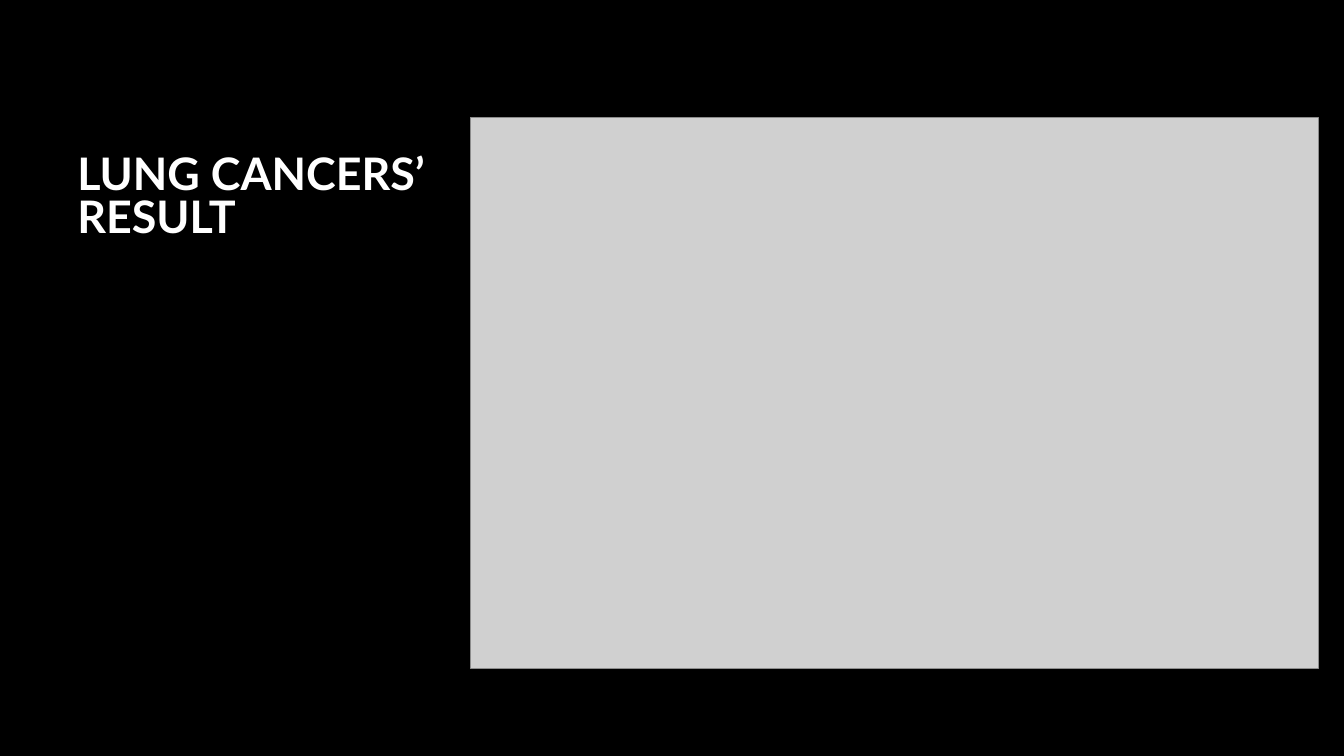
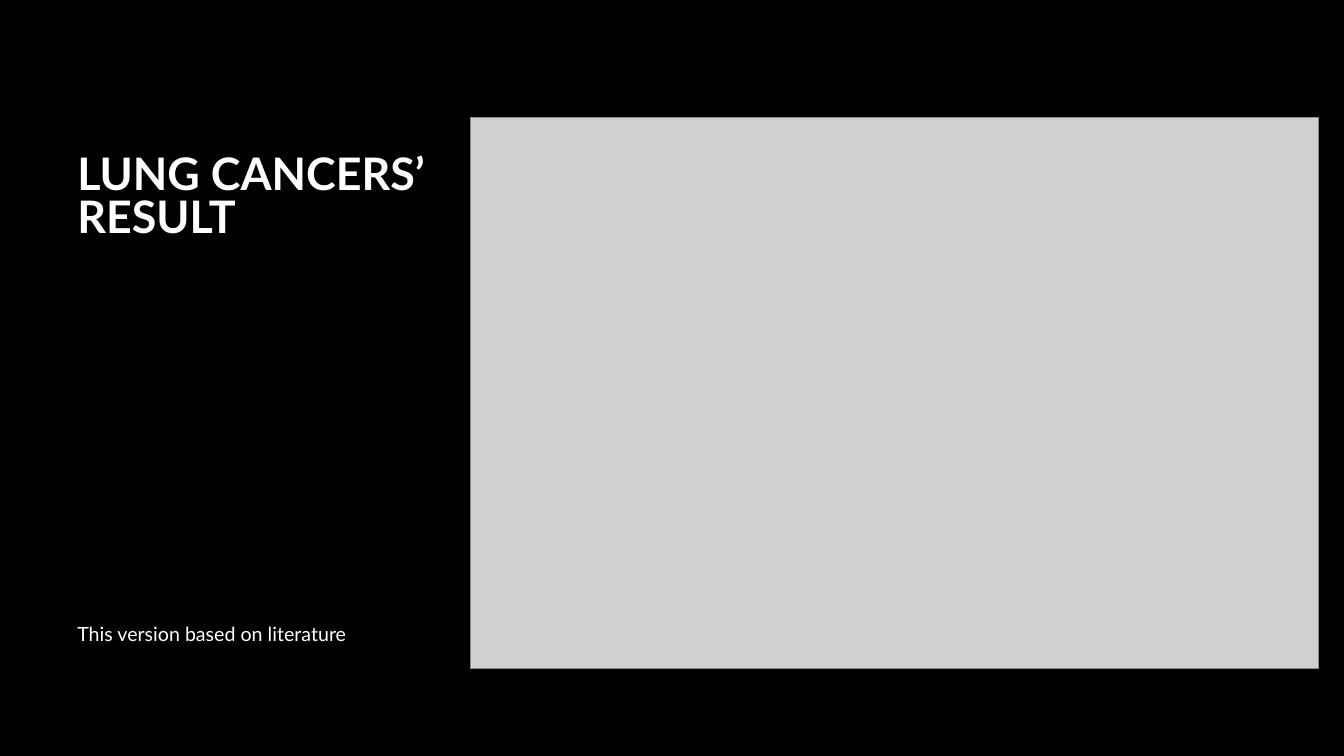
Before and after one commit to wfeng66/AgenticRadioGen, a slide deck: slide 4 of agentRadGen_prototype.pptx. Drawn at 1344x756 pixels with LibreOffice and Linux fonts; fonts in the diff are those of the drawing; grey boxes stand for pictures. Boxes give left, top, right and bottom in pixels: in the first picture for what was removed or moved away, otherwise in the second. Text is boxed around its words. In the diff, an @@ line names an element or a change of style, - is before the commit and + after.

```diff
--- a/agentRadGen_prototype.pptx
+++ b/agentRadGen_prototype.pptx
@@ subtitle added at (77,626,346,641), 14 pt, text #FFFFFF @@
+This version based on literature
```
Also in this commit, not shown: 1 other slide changed, 4 slides added, 2 slides removed, 21 other files.
